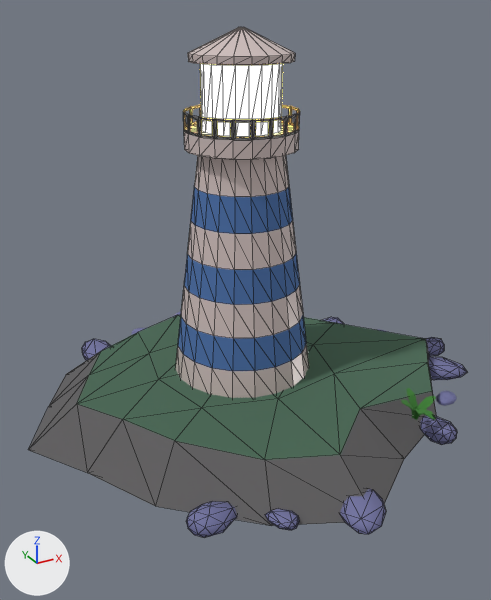
Renders of the glTF model public/island4.glb from each side of a commit.
Before and after are seen from a 50 mm camera at (64.48, 67.01, 11.95) aimed at (73.59, 83.58, 3.67). The lights are fixed; the arrows at lower left show +X, +Y and +Z. Mesh edges are drawn as thin lines on the coarser meshes. Where no turn or scale is listed for an object, it has been applied to the vertices.

The first picture shows 'Rock4.019', 'Rock4.020', 'Rock4.022', 'Rock4.023', 'isl.001', 'lighthouse.001'.
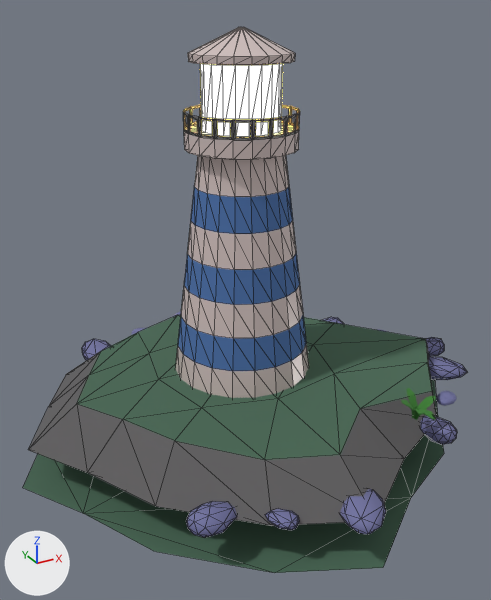
What changed in the scene script:
```text
Add me_cube_045:
    me_cube_045.from_pydata([(-1.68, -1.9, -0.81), (-1.75, 1.14, -0.81), (1.87, -2.09, -0.81), (1.8, 0.95, -0.81), (0.0, 1.91, -0.81), (0.12, -3.13, -0.81), (-2.58, -0.34, -0.81), (3.0, -0.72, -0.81), (-2.12, -1.06, -0.81), (2.44, -1.37, -0.81), (2.41, 0.16, -0.81), (-2.16, 0.44, -0.81), (-0.81, 1.43, -0.81), (-0.8, -2.69, -0.81), (1.01, -2.5, -0.81), (1.02, 1.57, -0.81)], [], [(8, 6, 11), (11, 1, 12), (12, 4, 15), (15, 3, 10), (10, 7, 9), (9, 2, 14), (14, 5, 13), (13, 0, 8), (8, 11, 12), (12, 15, 10), (10, 9, 14), (14, 13, 8), (8, 12, 10), (8, 10, 14)])
    me_cube_045.materials.append(mat_grass)  # dark green #486854
Change ob_island4__hit:
    ob_island4__hit: bpy.data.objects.new('island4__hit', None) -> bpy.data.objects.new('island4__hit', me_cube_045)
```

Boxes [x1, y1, x2, y2] around the edits, measured in the pictures (491 x 600 px):
'island4__hit', now drawn (green)
    after: [23, 379, 444, 573]
